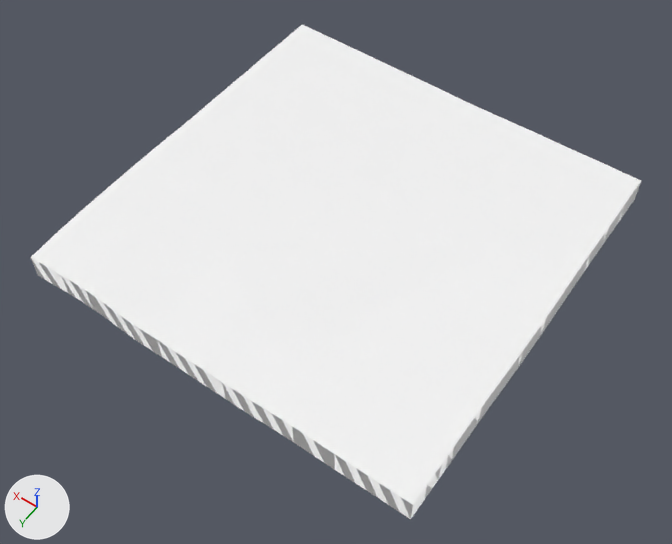
An edit to the glTF model public/tiles/3/-2_1.glb, drawn before and after from the same camera.
The view is the same before and after, from a 50 mm lens placed at (-4711.0, -694.0, 3193.0), pointed at (-3129.0, -2909.0, -288.0). The lights are fixed; the arrows at lower left show +X, +Y and +Z. The picture after the commit comes second. Where no turn or scale is listed for an object, it has been applied to the vertices.

The first picture shows 't3_-2_1'.
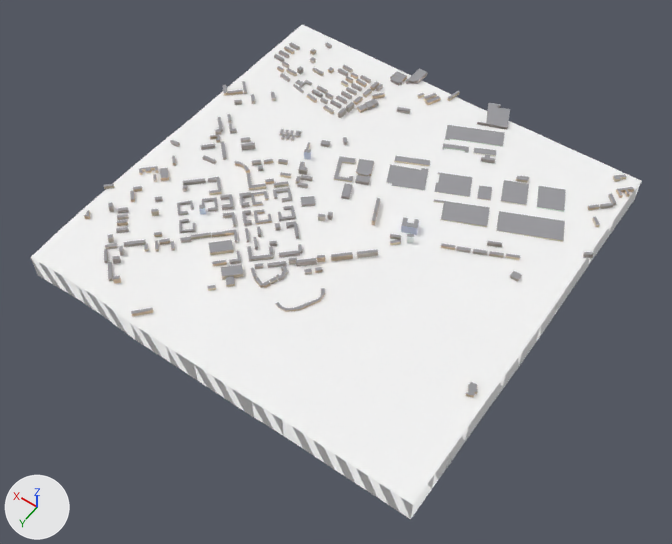
Where the newer file only moved an object's origin or applied its transform, the numbers keep the older frame.

Diff of the bpy script that builds the scene:
```diff
--- a/public/tiles/3/-2_1.glb.py
+++ b/public/tiles/3/-2_1.glb.py
@@ mat_far_building @@
+mat_far_building = bpy.data.materials.new('far_building')
+mat_far_building.use_nodes = True; mat_far_building.node_tree.nodes.clear()
+_N = mat_far_building.node_tree.nodes; _L = mat_far_building.node_tree.links
+n0 = _N.new('ShaderNodeBsdfPrincipled'); n0.name = 'Principled BSDF'
+n0.inputs[1].default_value = 1.0  # 'Metallic'
+n0.inputs[2].default_value = 1.0  # 'Roughness'
+n1 = _N.new('ShaderNodeOutputMaterial'); n1.name = 'Material Output'
+n2 = _N.new('ShaderNodeVertexColor'); n2.name = 'Color Attribute'
+_L.new(n0.outputs[0], n1.inputs[0])  # 'BSDF' to 'Surface'
+_L.new(n2.outputs[0], n0.inputs[0])  # 'Color' to 'Base Color'
@@ me_t3__2_1 @@
 # used by ob_t3__2_1; location = (-3072.0, -3072.0, -155.0)
-me_t3__2_1.from_pydata(...)  # 1841 vertices, 3520 faces; spans x -1024.0..1024.0, y -1024.0..1024.0, z -92.0..92.0
+me_t3__2_1.from_pydata(...)  # 3963 vertices, 6290 faces; spans x -1042.0..1042.0, y -1090.0..1024.0, z -92.0..126.0
+# me_t3__2_1 part 1: 2098 vertices added at x -1042.0..1042.0, y -1090.0..997.0, z 52.0..126.0
+# me_t3__2_1 part 2: 24 vertices added at x -976.0..-929.0, y 440.0..504.0, z 68.0..85.0
 me_t3__2_1.materials.append(mat_far_terrain)
+me_t3__2_1.materials.append(mat_far_building)
```

What differs and where, as boxes (x1, y1, x2, y2) in the pictures (672 x 544 px):
part 1 of me_t3__2_1, added
    after: (84, 42, 634, 317)
part 2 of me_t3__2_1, added
    after: (466, 382, 478, 398)
